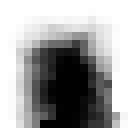
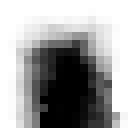
Comparing the layer stacks of the two 128×128 images. Changes:
painted on "Background" over [40, 96, 56, 120]
